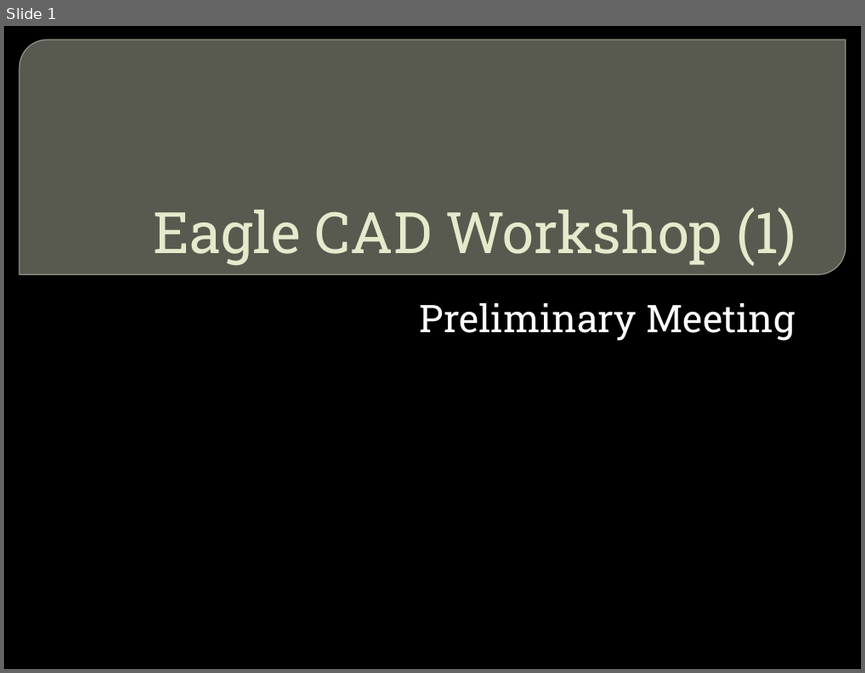
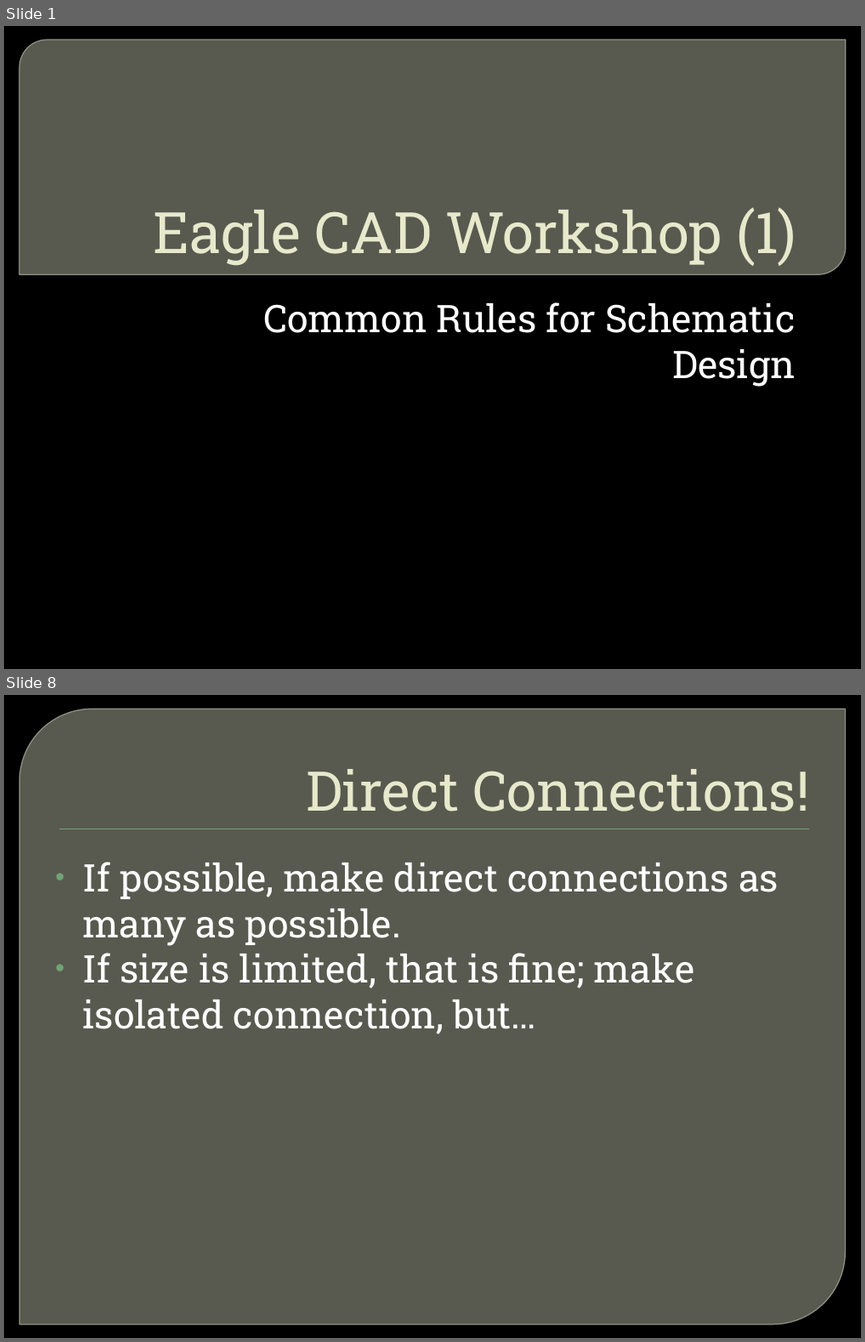
Before and after one commit to CSPon/Workshop_Materials, a slide deck: Workshop_Slides/Eagle CAD/Eagle CAD Workshop (1).pptx. Shown one above the other, each under a label of ours: slide 1 before the commit, slides 1 and 8 after it; the slides between them are not shown. The pictures are 865x673 and 865x1342 pixels, drawn with LibreOffice and Linux fonts; fonts in the diff are those of the drawing; background and template pictures are left out. Boxes give left, top, right and bottom in pixels: in the first picture for what was removed or moved away, otherwise in the second. Text is boxed around its words. In the diff, an @@ line names an element or a change of style, - is before the commit and + after.

```diff
--- a/Workshop_Slides/Eagle CAD/Eagle CAD Workshop (1).pptx
+++ b/Workshop_Slides/Eagle CAD/Eagle CAD Workshop (1).pptx
@@ slide 8 added at [4,695,861,1338], background picture (left out) @@
@@ round diag rect added at [19,709,846,1324], fill #888B7B at 65% opacity, outline #9DA090 0.87 pt @@
@@ title added at [306,769,809,811], 46 pt, text #E7EACB @@
+Direct Connections!
@@ rectangle added at [59,828,809,829], fill #72A376 @@
@@ text added at [83,862,778,1034], 32 pt, text #FFFFFF @@
+• If possible, make direct connections as many as possible.
+• If size is limited, that is fine; make isolated connection, but…
@@ slide 1 changed as well @@
@@ subtitle at [263,302,795,386]: text changed @@
-Preliminary Meeting
+Common Rules for Schematic Design
```
Also in this commit, not shown: 4 other slides changed, 6 other slides added, 14 slides removed, 3 other files.
